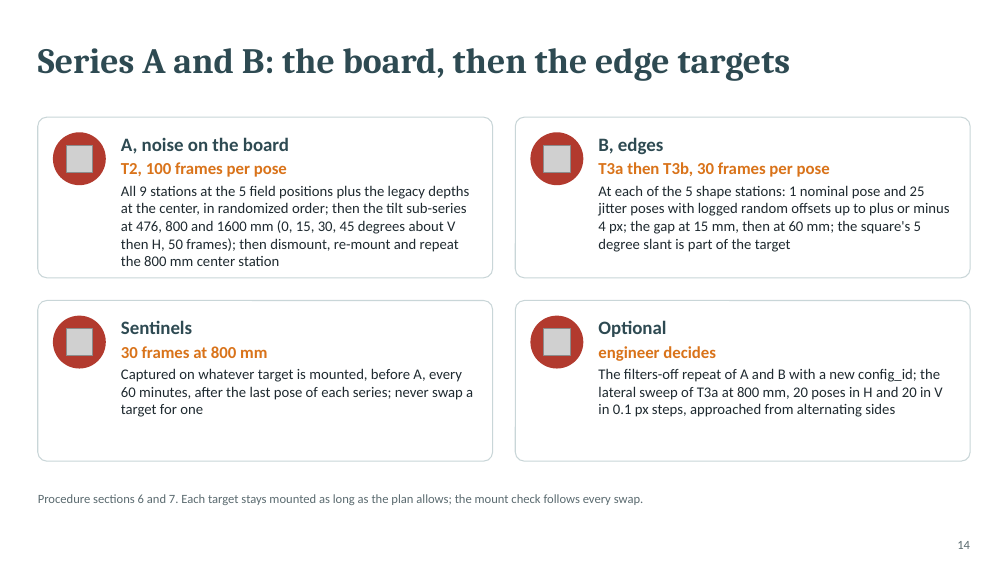
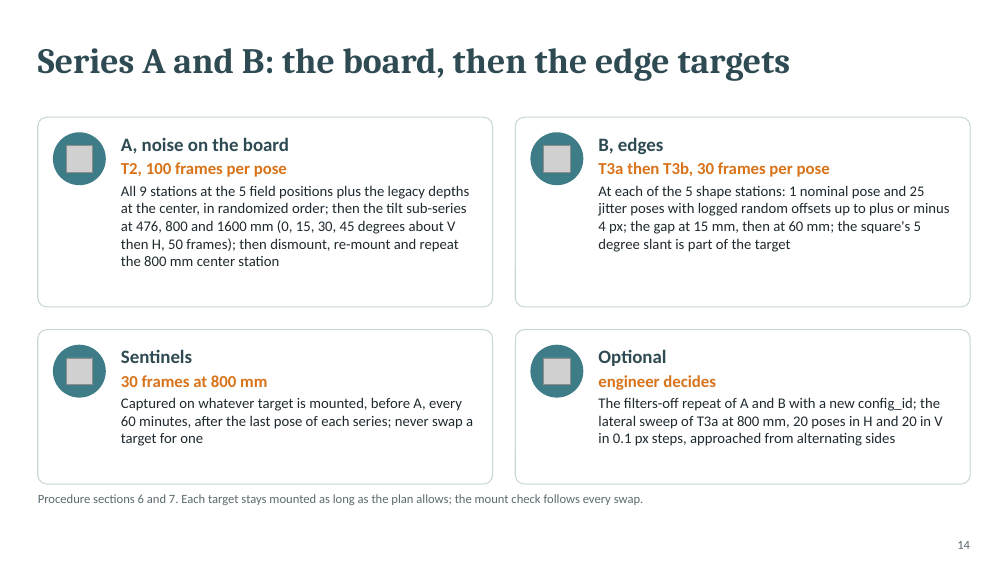
Before and after one commit to glibertyreach/sensor_performance_estimation, a slide deck: slide 14 of docs/presentations/vsx3000_test_procedure.pptx. Drawn at 1008x567 pixels with LibreOffice and Linux fonts; fonts in the diff are those of the drawing; grey boxes stand for pictures. Boxes give left, top, right and bottom in pixels: in the first picture for what was removed or moved away, otherwise in the second. Text is boxed around its words. In the diff, an @@ line names an element or a change of style, - is before the commit and + after.

```diff
--- a/docs/presentations/vsx3000_test_procedure.pptx
+++ b/docs/presentations/vsx3000_test_procedure.pptx
@@ rounded rectangle: place and size @@
-rounded rectangle at (38, 117, 493, 278)
+rounded rectangle at (38, 117, 493, 307)
@@ rounded rectangle: place and size @@
-rounded rectangle at (516, 117, 971, 278)
+rounded rectangle at (516, 117, 971, 307)
@@ picture removed at (67, 329, 93, 355) @@
@@ picture removed at (544, 329, 570, 355) @@
@@ rounded rectangle: place and size @@
-rounded rectangle at (38, 301, 493, 461)
+rounded rectangle at (38, 330, 493, 484)
@@ ellipse: place and size @@
-ellipse at (53, 315, 106, 368)
+ellipse at (53, 345, 106, 398)
@@ picture added at (67, 358, 93, 385) @@
@@ text "Sentinels": place and size @@
-text "Sentinels" at (121, 320, 473, 417)
+text "Sentinels" at (121, 349, 473, 446)
@@ proportions changed in 4 elements at (38, 117, 493, 307), (516, 117, 971, 307), (38, 330, 493, 484), (516, 330, 971, 484) @@
@@ rounded rectangle: place and size @@
-rounded rectangle at (516, 301, 971, 461)
+rounded rectangle at (516, 330, 971, 484)
@@ fill #B23A2E to #3E7C87 in 4 elements at (53, 132, 106, 185), (531, 132, 584, 185), (53, 345, 106, 398), (531, 345, 584, 398) @@
@@ ellipse: place and size @@
-ellipse at (531, 315, 584, 368)
+ellipse at (531, 345, 584, 398)
@@ picture added at (544, 358, 570, 385) @@
@@ text "Optional": place and size @@
-text "Optional" at (598, 320, 942, 417)
+text "Optional" at (598, 349, 942, 446)
```
Also in this commit, not shown: 4 other slides changed, 18 other files.
